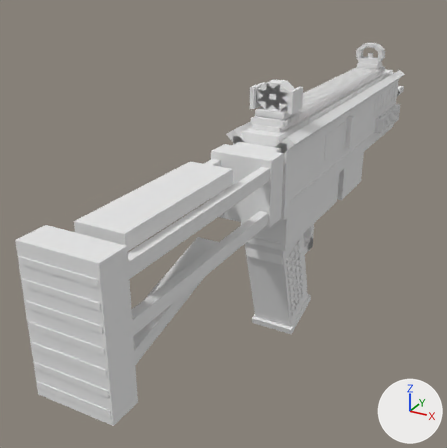
The OBJ model src/main/resources/assets/mareeletrica/models/block/armory21_ump45_forge_body.obj, before and after one commit.
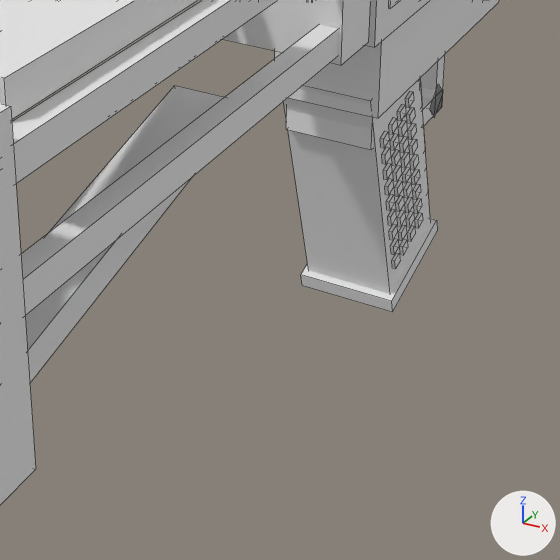
There are two pictures of each version: one whole from a camera (50 mm lens) standing at (1.338, -2.635, 1.307) and looking at (0.251, -0.66, 0.32), one close up on the part from 27% to 81% of the width and 45% to 99% of the height. The lights are fixed; the arrows at lower right show +X, +Y and +Z. The last two pictures show the newer version. The close-ups show mesh edges as thin lines. Where no turn or scale is listed for an object, it has been applied to the vertices. Vertices at exactly the same position are counted once.

In view in the first close-up: 'armory21_ump45_forge_body'.
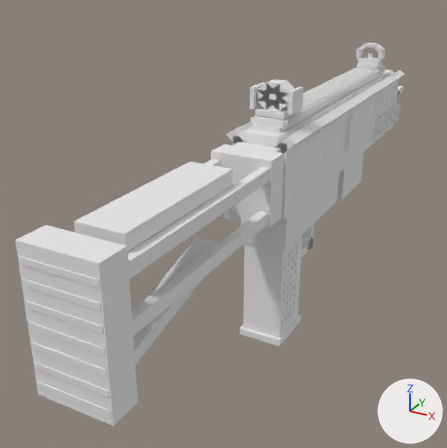
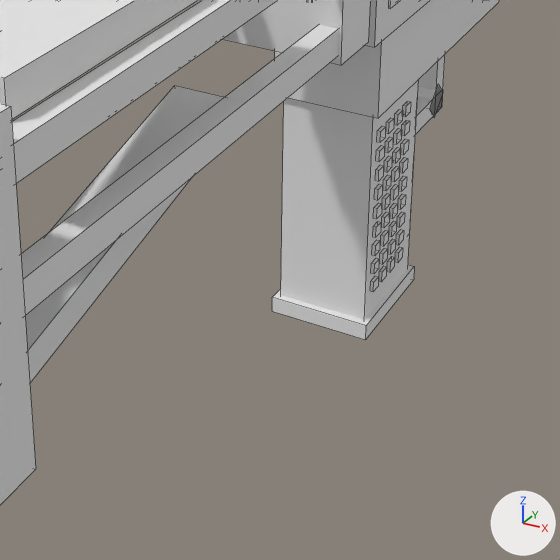
Boxes (x1, y1, x2, y2) around the edits, measured in the close-ups (560 x 560 px; the box of a moved part takes in the faces that stretch with it):
part 1 of me_armory21_ump45_forge_body, added
    after: (281, 80, 418, 320)
part 2 of me_armory21_ump45_forge_body, moved or reshaped
    before: (301, 219, 437, 312)
    after: (272, 265, 414, 340)
part 3 of me_armory21_ump45_forge_body, moved or reshaped
    before: (407, 226, 415, 241)
    after: (370, 276, 379, 292)
part 4 of me_armory21_ump45_forge_body, moved or reshaped
    before: (406, 211, 414, 227)
    after: (371, 258, 379, 274)
part 5 of me_armory21_ump45_forge_body, moved or reshaped
    before: (405, 197, 413, 213)
    after: (372, 240, 380, 256)
part 6 of me_armory21_ump45_forge_body, moved or reshaped
    before: (404, 182, 412, 198)
    after: (373, 221, 381, 237)
part 7 of me_armory21_ump45_forge_body, moved or reshaped
    before: (401, 152, 409, 168)
    after: (373, 203, 382, 219)
part 8 of me_armory21_ump45_forge_body, moved or reshaped
    before: (409, 139, 417, 155)
    after: (374, 184, 383, 200)
part 9 of me_armory21_ump45_forge_body, moved or reshaped
    before: (408, 123, 416, 139)
    after: (375, 165, 384, 181)
part 10 of me_armory21_ump45_forge_body, moved or reshaped
    before: (415, 212, 423, 228)
    after: (379, 266, 387, 282)
part 11 of me_armory21_ump45_forge_body, moved or reshaped
    before: (414, 198, 422, 214)
    after: (379, 248, 388, 264)
part 12 of me_armory21_ump45_forge_body, moved or reshaped
    before: (413, 184, 421, 200)
    after: (380, 230, 389, 246)
part 13 of me_armory21_ump45_forge_body, moved or reshaped
    before: (410, 154, 418, 170)
    after: (382, 194, 390, 209)
part 14 of me_armory21_ump45_forge_body, moved or reshaped
    before: (407, 107, 415, 124)
    after: (384, 156, 392, 172)
part 15 of me_armory21_ump45_forge_body, moved or reshaped
    before: (412, 169, 420, 185)
    after: (386, 118, 394, 134)
part 16 of me_armory21_ump45_forge_body, moved or reshaped
    before: (284, 79, 430, 294)
    after: (376, 101, 411, 272)

The change, as a diff of the scene's bpy script:
```diff
--- a/src/main/resources/assets/mareeletrica/models/block/armory21_ump45_forge_body.obj.py
+++ b/src/main/resources/assets/mareeletrica/models/block/armory21_ump45_forge_body.obj.py
@@ me_armory21_ump45_forge_body @@
 # used by ob_armory21_ump45_forge_body; location = (0.0, 0.0, 0.0)
-me_armory21_ump45_forge_body.from_pydata(...)  # 2578 vertices, 1968 faces; spans x 0.37..0.63, y -1.82..0.88, z -0.06..0.92
+me_armory21_ump45_forge_body.from_pydata(...)  # 2570 vertices, 1962 faces; spans x 0.37..0.63, y -1.82..0.88, z -0.05..0.92
+# me_armory21_ump45_forge_body part 1: a new loose piece, a box spanning x 0.42..0.58, y -0.81..-0.63, z -0.03..0.35, in mat_poly2 (its picture is missing)
+# me_armory21_ump45_forge_body part 2: the loose piece of 8 vertices spanning x 0.42..0.58, y -0.72..-0.52, z -0.06..0.02 is turned -16 degrees about the x axis through its middle, then moved by (0.0, -0.11, -0.01)
+# me_armory21_ump45_forge_body part 3: the loose piece of 8 vertices spanning x 0.58, y -0.65..-0.62, z 0.04..0.06 is moved by (0.0, -0.15, -0.01)
+# me_armory21_ump45_forge_body part 4: the loose piece of 8 vertices spanning x 0.58, y -0.65..-0.63, z 0.07..0.09 is moved by (0.0, -0.14, -0.01)
+# me_armory21_ump45_forge_body part 5: the loose piece of 8 vertices spanning x 0.58, y -0.66..-0.64, z 0.1..0.13 is moved by (0.0, -0.14, -0.01)
+# me_armory21_ump45_forge_body part 6: the loose piece of 8 vertices spanning x 0.58, y -0.67..-0.65, z 0.13..0.16 is moved by (0.0, -0.13, -0.01)
+# me_armory21_ump45_forge_body part 7: the loose piece of 8 vertices spanning x 0.58, y -0.69..-0.67, z 0.2..0.22 is moved by (0.0, -0.11, -0.04)
+# me_armory21_ump45_forge_body part 8: the loose piece of 8 vertices spanning x 0.58, y -0.66..-0.64, z 0.21..0.23 is moved by (0.0, -0.14, -0.02)
+# me_armory21_ump45_forge_body part 9: the loose piece of 8 vertices spanning x 0.58, y -0.67..-0.65, z 0.24..0.26 is moved by (0.0, -0.13, -0.01)
+# me_armory21_ump45_forge_body part 10: the loose piece of 8 vertices spanning x 0.58, y -0.61..-0.59, z 0.05..0.07 is moved by (0.0, -0.15, -0.02)
+# me_armory21_ump45_forge_body part 11: the loose piece of 8 vertices spanning x 0.58, y -0.62..-0.6, z 0.08..0.1 is moved by (0.0, -0.14, -0.02)
+# me_armory21_ump45_forge_body part 12: the loose piece of 8 vertices spanning x 0.58, y -0.63..-0.61, z 0.11..0.13 is moved by (0.0, -0.13, -0.02)
+# me_armory21_ump45_forge_body part 13: the loose piece of 8 vertices spanning x 0.58, y -0.65..-0.63, z 0.18..0.2 is moved by (0.0, -0.12, -0.02)
+# me_armory21_ump45_forge_body part 14: the loose piece of 8 vertices spanning x 0.58, y -0.68..-0.65, z 0.27..0.3 is moved by (0.0, -0.09, -0.05)
+# me_armory21_ump45_forge_body part 15: the loose piece of 8 vertices spanning x 0.58, y -0.64..-0.62, z 0.14..0.17 is moved by (0.0, -0.12, 0.15)
+# me_armory21_ump45_forge_body part 16: 52 vertices moved within x 0.42..0.58, y -0.74..-0.68, z 0.04..0.31; 224 vertices removed from x 0.42..0.58, y -0.83..-0.53, z -0.04..0.43; 216 vertices added at x 0.42..0.58, y -0.8..-0.68, z 0.03..0.31
+# other edits to the shape of me_armory21_ump45_forge_body do not show in these pictures
 me_armory21_ump45_forge_body.materials.append(mat_dark)
```
